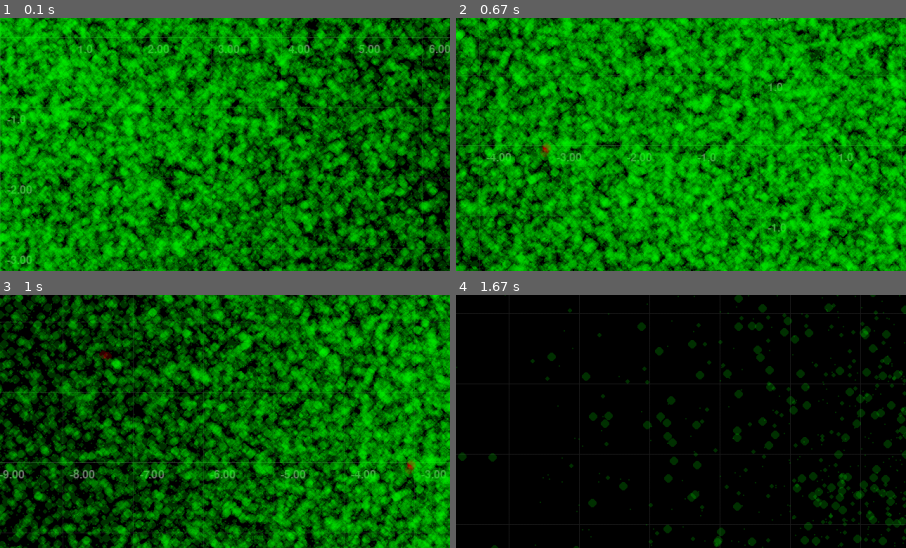
Above: before the commit, frames 1-4 (two rows, left to right).
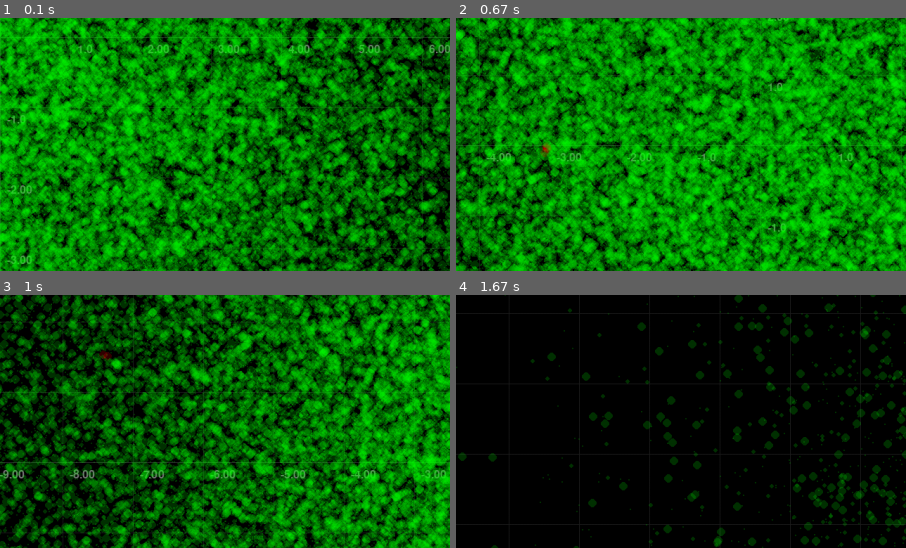
Above: after the commit, the same moments.

Repository: Bluemi/viztools
Game: pygame game, started from scripts/main.py
Two runs of this game, one before a commit and one after it. Both use one fixed random seed, a clock stepped at 60 frames per second and the inputs below.
Inputs (mouse positions are % of the whole screen's width and height, from its top left):
- Up to frame 1 (0.1 s): no input
- Up to frame 2 (0.67 s): press the mouse at (26, 51) at 0.37 s; move the mouse to (43, 61) at 0.47 s; release the mouse at (60, 72) at 0.6 s
- Up to frame 3 (1 s): press the mouse at (26, 51) at 0.7 s; move the mouse to (44, 55) at 0.8 s; release the mouse at (62, 59) at 0.93 s
- Up to frame 4 (1.67 s): press the mouse at (26, 51) at 1.03 s; move the mouse to (36, 63) at 1.13 s; release the mouse at (45, 76) at 1.27 s; press the mouse at (26, 51) at 1.37 s; move the mouse to (51, 58) at 1.47 s; release the mouse at (76, 66) at 1.6 s
The pictures show only the part of the screen within x 50-100%, y 46-96%; the shares and areas given below are measured in that part.

Frames 1-2 are identical in both runs. In frame 3, 0.1% of the frame differs, in the area x 90-93%, y 64-71%; in frame 4, nothing differs.

Commit message:
add mouse pos and Points.hovered_points()

Diff:
--- a/scripts/main.py
+++ b/scripts/main.py
@@ -3,7 +3,7 @@
 
 from viztools.drawable.points import Points
 from viztools.render_backend import BackendType
-from viztools.render_backend.events import Event
+from viztools.render_backend.events import Event, EventType
 from viztools.viewer import Viewer
 
 class SimpleViewer(Viewer):
@@ -16,7 +16,11 @@
             # size=5,
             color=np.array([0, 255, 0, 50])
         )
-        self.marked_indices = np.zeros(len(self.points), dtype=bool)
+        # point types:
+        # 0 - normal
+        # 1 - hovered
+        # 2 - clicked
+        self.point_type: np.ndarray = np.zeros(len(self.points), dtype=np.int8)
 
     def render(self):
         self.render_coordinate_system()
@@ -24,12 +28,31 @@
 
     def handle_event(self, event: Event):
         super().handle_event(event)
-        clicked_indices = self.points.clicked_points(event, self.coordinate_system)
-        if len(clicked_indices) > 0:
-            self.marked_indices[clicked_indices] = 1 - self.marked_indices[clicked_indices]
-            for p_index in clicked_indices:
-                color = np.array([255, 0, 0, 50]) if self.marked_indices[p_index] else np.array([0, 255, 0, 50])
-                self.points.set_color(color, p_index)
+        if event.type == EventType.MOUSEMOTION:
+            clicked_indices = np.nonzero(self.point_type == 2)[0]
+            old_hovered = np.nonzero(self.point_type == 1)[0]
+            hovered_indices = self.points.hovered_points(self.mouse_pos, self.coordinate_system)
+            hovered_indices = np.setdiff1d(hovered_indices, clicked_indices)
+            if not np.array_equal(old_hovered, hovered_indices):
+                self.point_type[old_hovered] = 0
+                self.point_type[hovered_indices] = np.maximum(1, self.point_type[hovered_indices])
+                for oh in old_hovered:
+                    self.points.set_color(np.array([0, 255, 0, 50]), oh)
+                for hi in hovered_indices:
+                    self.points.set_color(np.array([0, 255, 0, 100]), hi)
+                self.render_needed = True
+
+        if event.type == EventType.MOUSEBUTTONDOWN:
+            old_clicked = np.nonzero(self.point_type == 2)[0]
+            self.point_type[old_clicked] = 0
+            for p_index in old_clicked:
+                self.points.set_color(np.array([0, 255, 0, 50]), p_index)
+
+            clicked_indices = self.points.clicked_points(event, self.coordinate_system)
+            if len(clicked_indices) > 0:
+                self.point_type[clicked_indices] = 2
+                for p_index in clicked_indices:
+                    self.points.set_color(np.array([255, 0, 0, 50]), p_index)
 
 
 def main():
--- a/viztools/drawable/points.py
+++ b/viztools/drawable/points.py
@@ -144,13 +144,16 @@
         :param coordinate_system: The coordinate system to use.
         """
         if event.type == EventType.MOUSEBUTTONDOWN and event.button == 1:
-            draw_size = self._get_draw_sizes(coordinate_system.zoom_factor)
+            return self.hovered_points(event.mouse_pos, coordinate_system)
+        return np.array([])
 
-            screen_pos = event.mouse_pos.reshape(1, 2)
-            screen_points = coordinate_system.space_to_screen(self._points.T).T
-            distances = np.linalg.norm(screen_points - screen_pos, axis=1)
-            return np.nonzero(distances < draw_size)[0]
-        return np.array([])
+    def hovered_points(self, mouse_pos: np.ndarray, coordinate_system: CoordinateSystem) -> np.ndarray:
+        draw_sizes = self._get_draw_sizes(coordinate_system.zoom_factor)
+
+        screen_pos = mouse_pos.reshape(1, 2)
+        screen_points = coordinate_system.space_to_screen(self._points.T).T
+        distances = np.linalg.norm(screen_points - screen_pos, axis=1)
+        return np.nonzero(distances < draw_sizes)[0]
 
 
 def _get_draw_size(
--- a/viztools/render_backend/base_render_backend.py
+++ b/viztools/render_backend/base_render_backend.py
@@ -78,3 +78,7 @@
     @abstractmethod
     def get_events(self) -> List[Event]:
         pass
+
+    @abstractmethod
+    def get_mouse_pos(self) -> np.ndarray:
+        pass
--- a/viztools/render_backend/opengl_backend.py
+++ b/viztools/render_backend/opengl_backend.py
@@ -97,3 +97,6 @@
             event = Event(EventType.QUIT)  # Placeholder
             events.append(event)
         return events
+
+    def get_mouse_pos(self) -> np.ndarray:
+        raise NotImplementedError()
--- a/viztools/render_backend/pygame_backend.py
+++ b/viztools/render_backend/pygame_backend.py
@@ -68,6 +68,9 @@
         events = [_map_event(e) for e in pg.event.get()]
         return [e for e in events if e is not None]
 
+    def get_mouse_pos(self) -> np.ndarray:
+        return np.array(pg.mouse.get_pos(), dtype=np.int32)
+
 
 def _map_event(event: pg.event.Event) -> Event | None:
     if event.type == pg.QUIT:
--- a/viztools/viewer.py
+++ b/viztools/viewer.py
@@ -30,6 +30,7 @@
         self.render_needed = True
         self.clock = pg.time.Clock()
         self.framerate = framerate
+        self.mouse_pos = self.render_backend.get_mouse_pos()
 
         screen_size = screen_size or DEFAULT_SCREEN_SIZE
         self.screen = self.render_backend.create_window(title, size=screen_size)
@@ -76,6 +77,8 @@
     def handle_event(self, event: Event):
         if self.coordinate_system.handle_event(event):
             self.render_needed = True
+        if event.type == EventType.MOUSEMOTION:
+            self.mouse_pos = np.array(event.mouse_pos)
         if event.type == EventType.QUIT:
             self.running = False
         if event.type in (EventType.WINDOWENTER, EventType.WINDOWFOCUSGAINED, EventType.WINDOWRESIZED):
